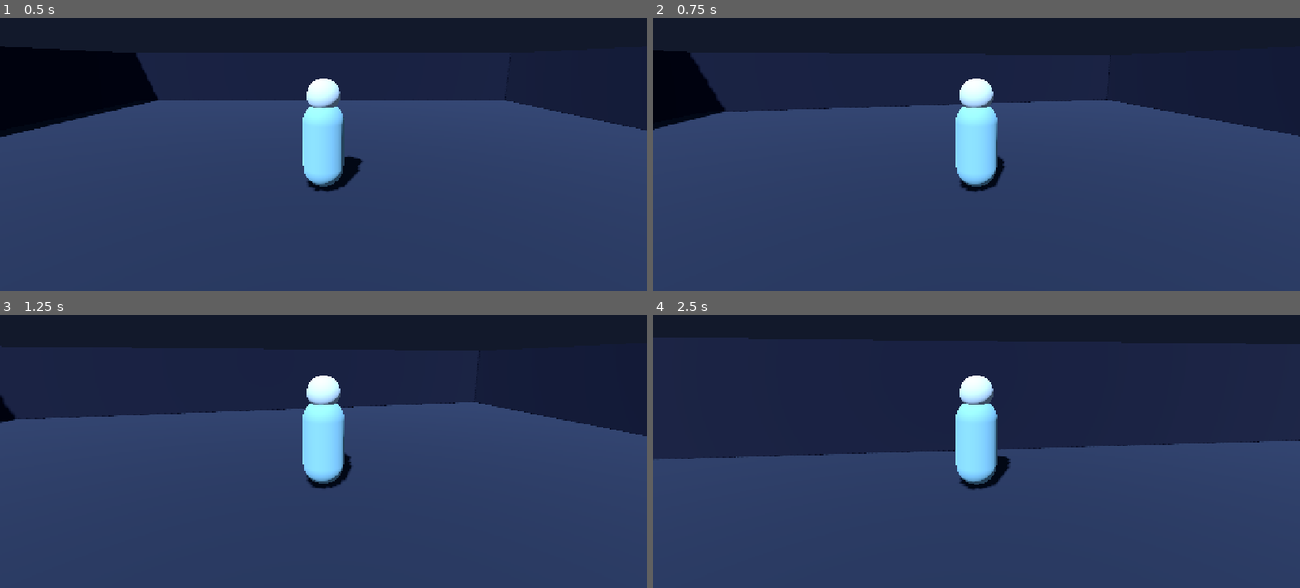
Above: before the commit, frames 1-4 (two rows, left to right).
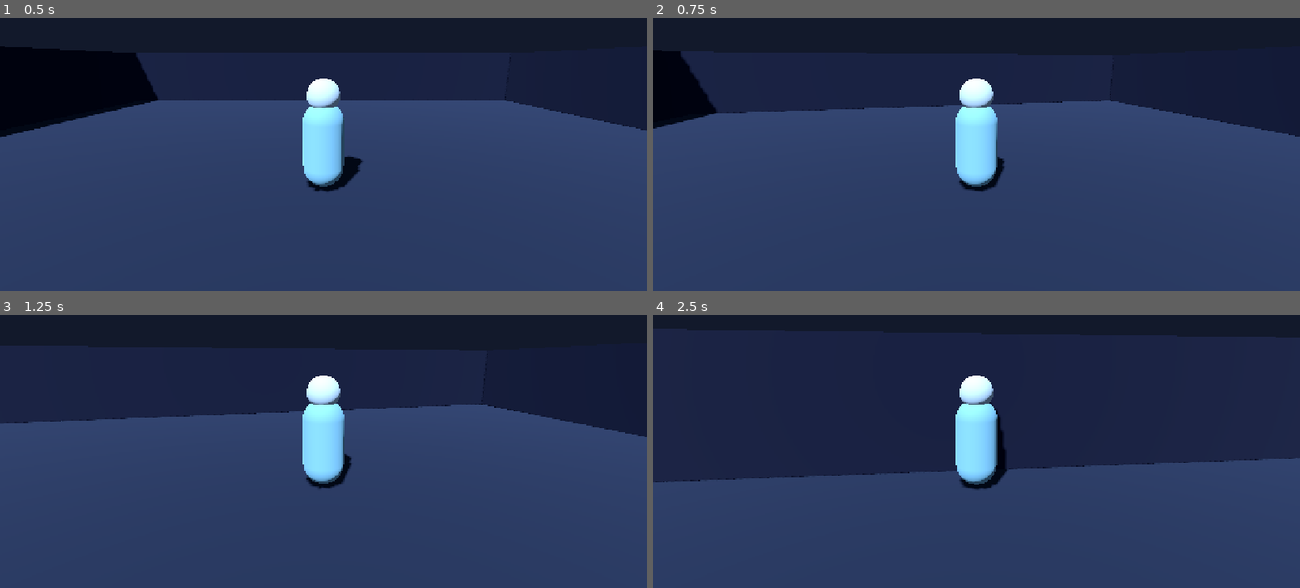
Above: after the commit, the same moments.

Repository: God-of-Bugs/BLOOMKEEPER-
Game: Godot game, scene res://scenes/Main.tscn
Two runs of this game, one before a commit and one after it. Both use one fixed random seed, a clock stepped at 60 frames per second and the inputs below.
Inputs (mouse positions are in pixels of both pictures, inside the frame that each line leads up to):
- Up to frame 1 (0.5 s): no input
- Up to frame 2 (0.75 s): tap Enter at 0.5 s; move the mouse to (1008, 108) at 0.52 s; hold W (move_forward) from 0.53 s (still down); tap Shift (dash, bound only after the commit) at 0.6 s; click (1008, 108) at 0.67 s
- Up to frame 3 (1.25 s): keep holding W (move_forward)
- Up to frame 4 (2.5 s): keep holding W (move_forward); move the mouse to (944, 407) at 1.27 s; tap Shift (dash, bound only after the commit) at 1.35, 2.1 s; move the mouse to (989, 399) at 2.02 s

Frame 1 is identical in both runs. In frame 2, 0.7% of the frame differs, in the area x 0-100%, y 11-64%; in frame 3, 1.0%; in frame 4, 8.1%, in the area x 0-100%, y 5-65%.

Commit message:
Phase 3: Dash implementation verified

Diff:
--- a/project.godot
+++ b/project.godot
@@ -45,6 +45,11 @@
 ]
 }
 
+dash={
+"deadzone": 0.5,
+"events": [Object(InputEventKey,"resource_local_to_scene":false,"resource_name":"","device":-1,"window_id":0,"alt_pressed":false,"shift_pressed":false,"ctrl_pressed":false,"meta_pressed":false,"pressed":false,"keycode":0,"physical_keycode":4194325,"key_label":0,"unicode":0,"location":0,"echo":false,"script":null)
+]
+}
 
 [physics]
 
--- a/scripts/player.gd
+++ b/scripts/player.gd
@@ -6,6 +6,13 @@
 const MOUSE_SENSITIVITY: float = 0.003
 const MIN_CAMERA_PITCH: float = deg_to_rad(-65.0)
 const MAX_CAMERA_PITCH: float = deg_to_rad(15.0)
+const DASH_DISTANCE: float = 1.8
+const DASH_DURATION: float = 0.22
+const DASH_COOLDOWN: float = 1.2
+
+var _dash_timer: float = 0.0
+var _dash_cooldown_timer: float = 0.0
+var _dash_direction: Vector3 = Vector3.ZERO
 
 @onready var camera_pivot: Node3D = $CameraPivot
 @onready var model: Node3D = $Model
@@ -16,6 +23,7 @@
 	_register_move_action("move_back", KEY_S)
 	_register_move_action("move_left", KEY_A)
 	_register_move_action("move_right", KEY_D)
+	_register_move_action("dash", KEY_SHIFT)
 	Input.mouse_mode = Input.MOUSE_MODE_CAPTURED
 
 
@@ -42,6 +50,7 @@
 
 
 func _physics_process(delta: float) -> void:
+	_dash_cooldown_timer = maxf(_dash_cooldown_timer - delta, 0.0)
 	var input_vector: Vector2 = Input.get_vector("move_left", "move_right", "move_forward", "move_back")
 	var camera_forward: Vector3 = -camera_pivot.global_basis.z
 	var camera_right: Vector3 = camera_pivot.global_basis.x
@@ -54,8 +63,23 @@
 	if move_direction.length_squared() > 1.0:
 		move_direction = move_direction.normalized()
 
-	velocity.x = move_direction.x * MOVE_SPEED
-	velocity.z = move_direction.z * MOVE_SPEED
+	if Input.is_action_just_pressed("dash") and _dash_cooldown_timer <= 0.0:
+		_dash_direction = move_direction
+		if _dash_direction.length_squared() <= 0.001:
+			_dash_direction = -model.global_basis.z
+			_dash_direction.y = 0.0
+		_dash_direction = _dash_direction.normalized()
+		_dash_timer = DASH_DURATION
+		_dash_cooldown_timer = DASH_COOLDOWN
+
+	if _dash_timer > 0.0:
+		_dash_timer = maxf(_dash_timer - delta, 0.0)
+		velocity.x = _dash_direction.x * (DASH_DISTANCE / DASH_DURATION)
+		velocity.z = _dash_direction.z * (DASH_DISTANCE / DASH_DURATION)
+	else:
+		velocity.x = move_direction.x * MOVE_SPEED
+		velocity.z = move_direction.z * MOVE_SPEED
+
 	if not is_on_floor():
 		velocity.y -= get_gravity().length() * delta
 	else:
